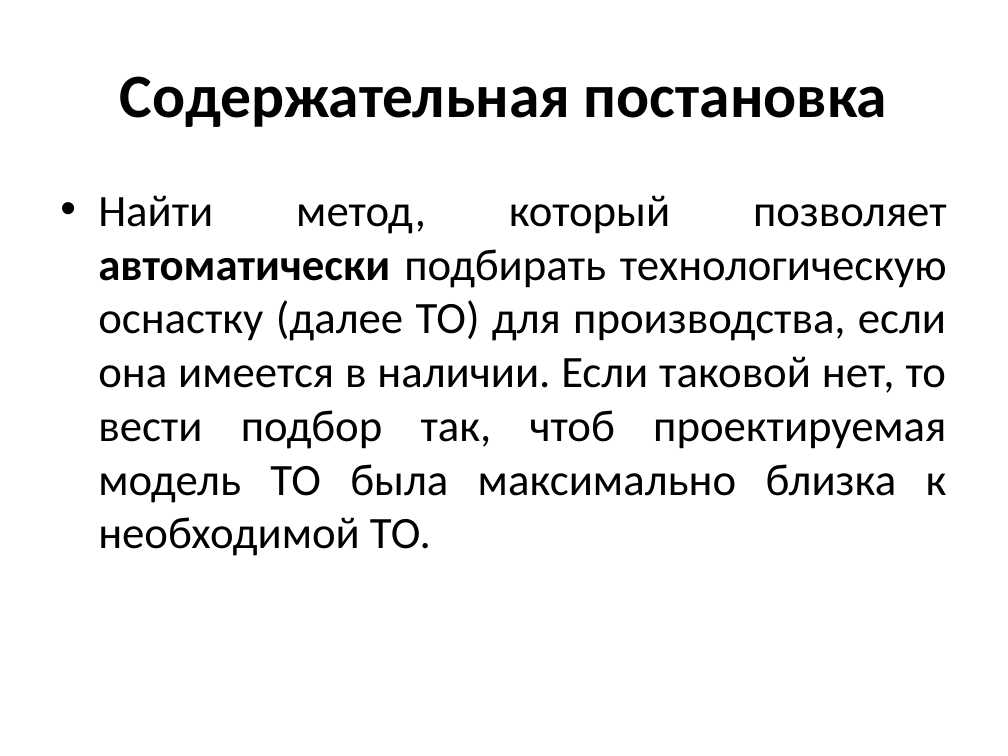
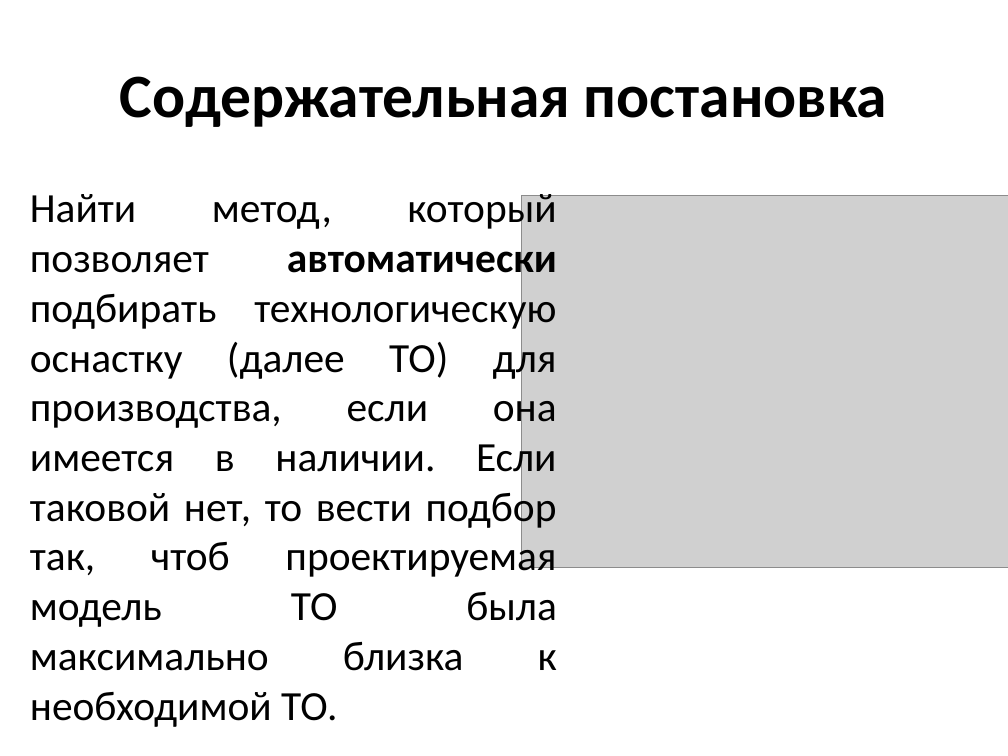
Before and after one commit to JulkaBotalova/NIR, a slide deck: slide 7 of НИР/Выступление 14.05.pptx (slide 2 before the commit). Drawn at 1008x756 pixels with LibreOffice and Linux fonts; fonts in the diff are those of the drawing; grey boxes stand for pictures. Boxes give left, top, right and bottom in pixels: in the first picture for what was removed or moved away, otherwise in the second. Text is boxed around its words. In the diff, an @@ line names an element or a change of style, - is before the commit and + after.

```diff
--- a/НИР/Выступление 14.05.pptx
+++ b/НИР/Выступление 14.05.pptx
@@ text "Найти метод, который позволяет автоматически ...": place and size @@
-text "Найти метод, который позволяет автоматически ..." at (98,195,947,556)
+text "Найти метод, который позволяет автоматически ..." at (30,194,557,727)
@@ text "Найти метод, который позволяет автоматически ..." at (30,194,557,727): size 32 to 29.6 pt; bullet • to none @@
@@ picture added at (521,196,1008,569) @@
```
Also in this commit, not shown: 3 other slides changed, 10 slides added, 2 slides removed, 7 other files.
